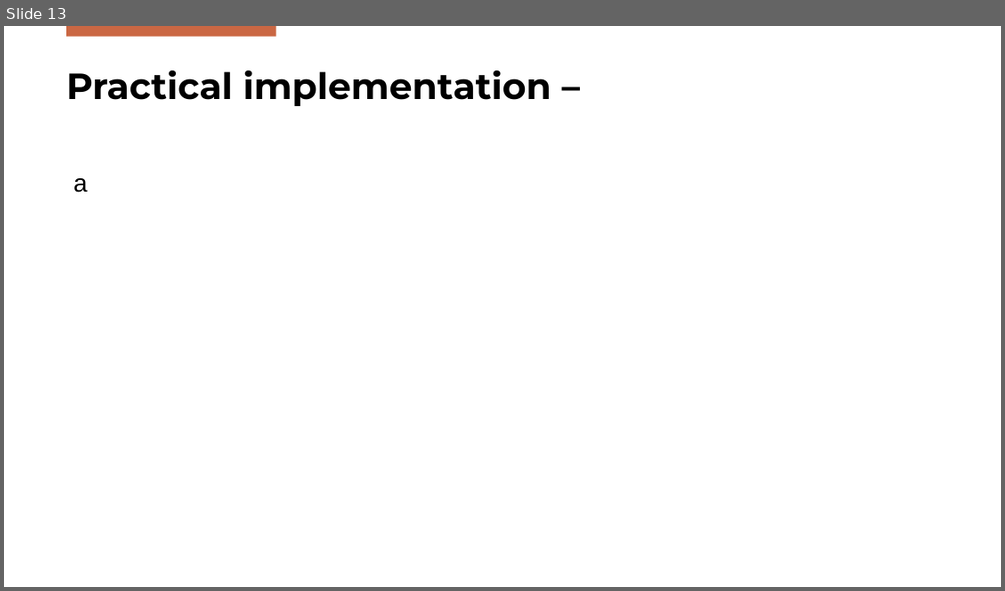
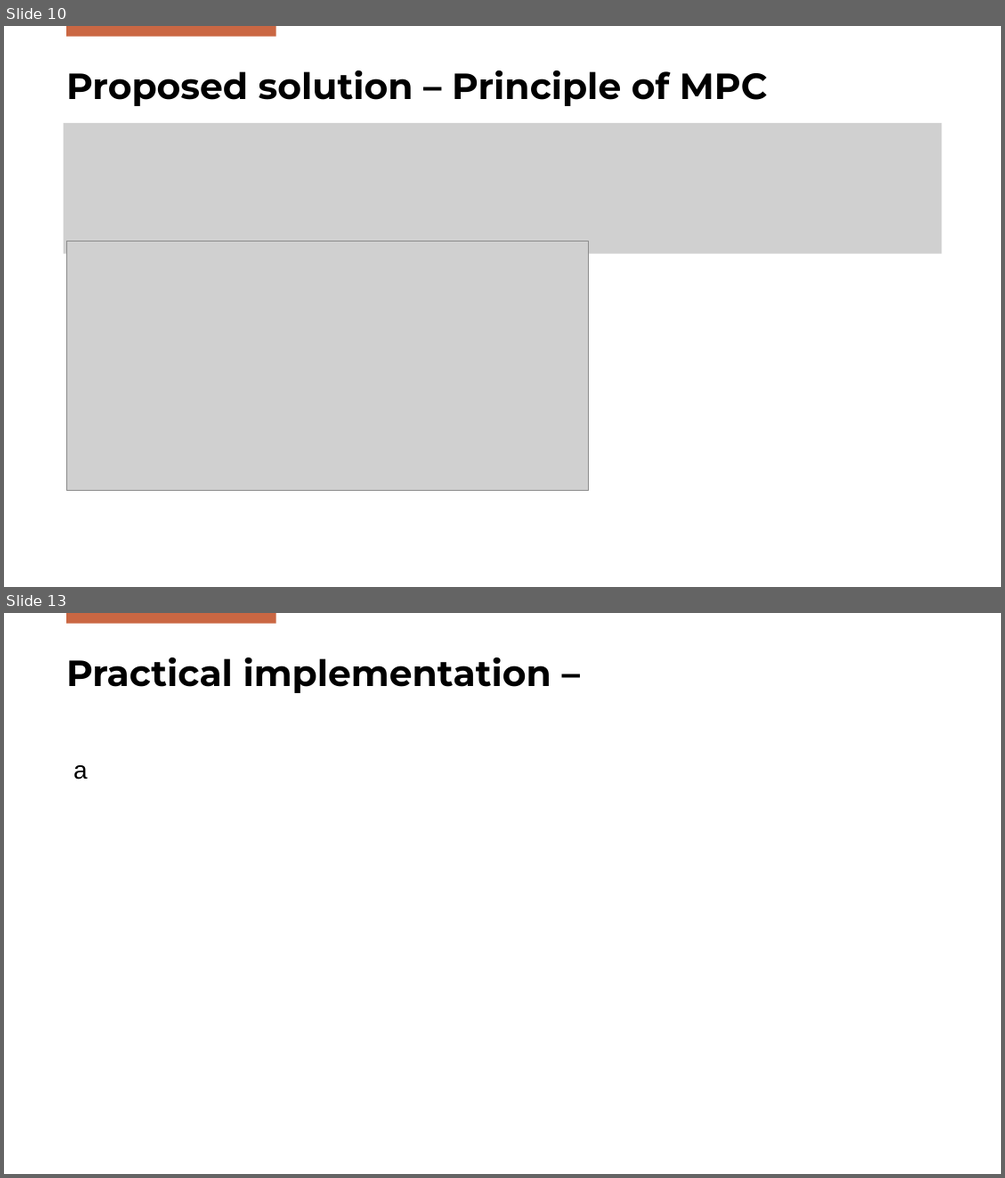
Before and after one commit to Gabriele-Mazzoleni/Progetto_ALES_aa_2025_2026, a slide deck: SPC_Presentation.pptx. Shown one above the other, each under a label of ours: slide 13 before the commit, slides 10 and 13 after it; the slides between them are not shown. The pictures are 1005x591 and 1005x1178 pixels, drawn with LibreOffice and Linux fonts; fonts in the diff are those of the drawing; grey boxes stand for pictures; background and template pictures are left out. Boxes give left, top, right and bottom in pixels: in the first picture for what was removed or moved away, otherwise in the second. Text is boxed around its words. In the diff, an @@ line names an element or a change of style, - is before the commit and + after.

Commit message:
Completed "proposed solution" part of presentation

```diff
--- a/SPC_Presentation.pptx
+++ b/SPC_Presentation.pptx
@@ slide 10 added at (4,26,1001,587), background #FFFFFF; not listed: 1 template element that a slide beside it also shows @@
@@ title added at (66,70,768,106), 35 pt, text #000000, bold @@
+Proposed solution – Principle of MPC
@@ picture added at (63,123,942,254) @@
@@ picture added at (66,240,588,490) @@
```
Also in this commit, not shown: 3 slides changed, 1 slide removed, 1 other file.
